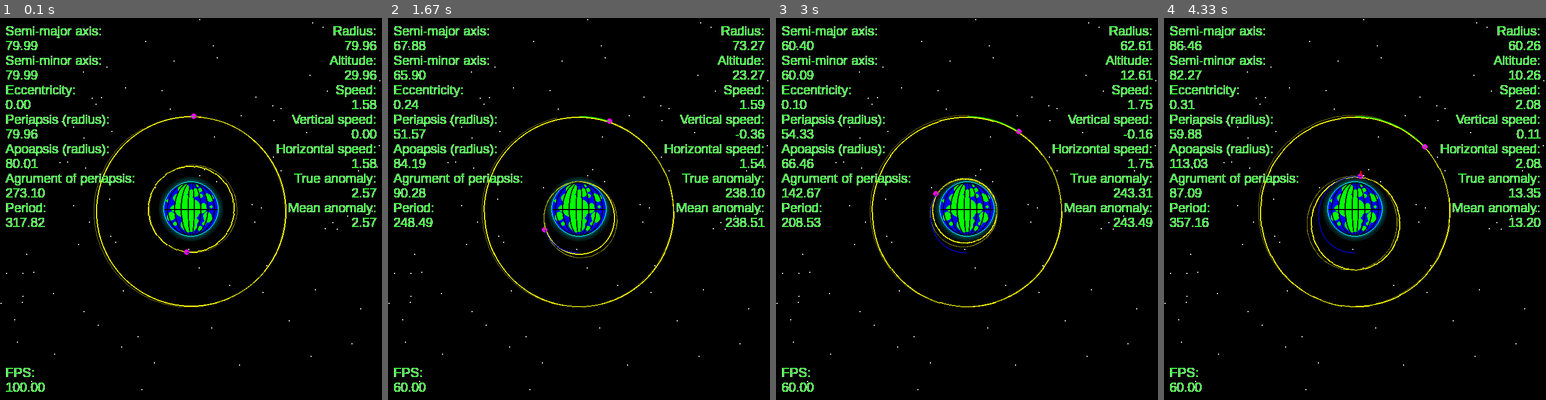
Above: before the commit, frames 1-4 (left to right).
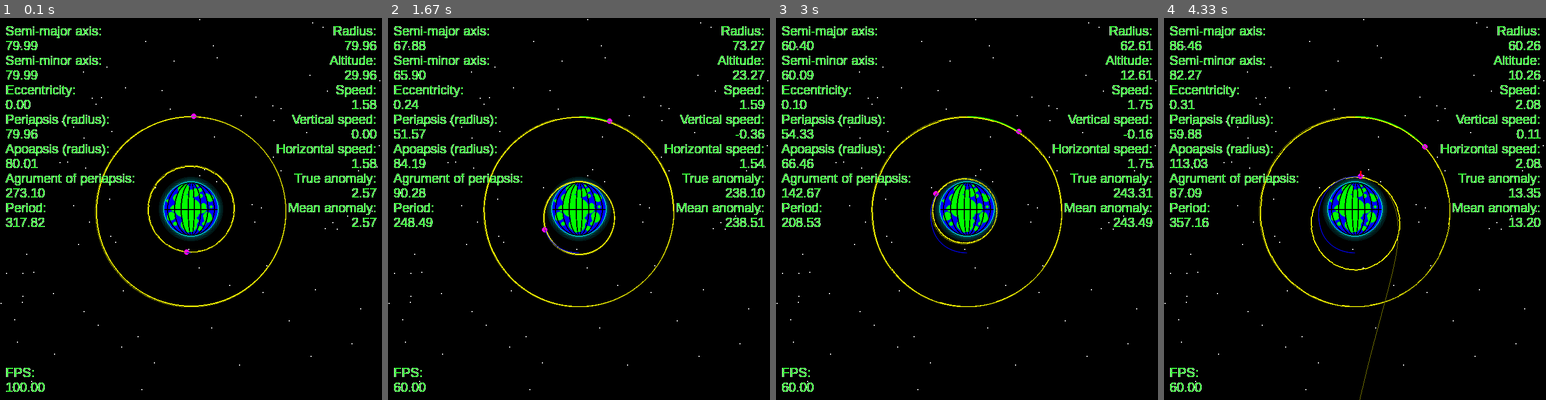
Above: after the commit, the same moments.

Repository: kosonya/sputnik
Game: pygame game, started from sputnik3.py
Same seed, same stepped clock (60 frames per second), same inputs: the game is played once before the commit and once after it.
Inputs:
- Up to frame 1 (0.1 s): no input
- Up to frame 2 (1.67 s): hold Right 0.33-0.8 s; hold Up 0.83-1.13 s; hold Right 1.17-1.63 s
- Up to frame 3 (3 s): hold Left 1.67-2.2 s; hold Down 2.23-2.53 s; hold Left 2.57-2.97 s
- Up to frame 4 (4.33 s): hold Up 3-3.37 s; hold Right 3.4-4.03 s; hold Down from 4.07 s (still down)

The runs differ from the first frame. In frame 1, 0.6% of the frame differs, in the area x 24-75%, y 25-76%; in frame 2, 0.6%; in frame 3, 0.5%; in frame 4, 0.6%.

Commit message:
Orbit prediction fixed by Cursor
Made-with: Cursor

Diff:
--- a/sputnik3.py
+++ b/sputnik3.py
@@ -86,13 +86,16 @@
 			self.future = []
 			distance = 0
 			self.future.append( (x, y, vx, vy) )
-			print(self.point, self.future[0])
 			while distance < prediction_distance:
 				ax, ay = gravity(self.g_point, (x, y))
-				vx += ax * 5
-				vy += ay * 5
-				new_x = x + vx*5
-				new_y = y + vy*5
+				ax += self.enginex*ep
+				ay += self.enginey*ep
+				# Use the same integration step as the simulation update to keep
+				# the predicted orbit consistent with the real trajectory.
+				vx += ax * timestep
+				vy += ay * timestep
+				new_x = x + vx*timestep
+				new_y = y + vy*timestep
 				distance += dist((x,y), (new_x, new_y))
 				x, y = new_x, new_y
 				self.future.append( (x, y, vx, vy) )
